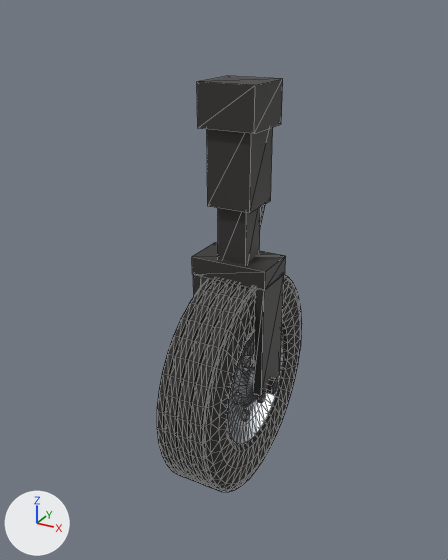
A saved change to the glTF model models/wheel_retract.glb.
Camera for both pictures: a 50 mm lens placed at (0.541, -1.046, 0.031), pointed at (-0.033, -0.002, -0.49). The axes (+X, +Y, +Z) are drawn at lower left. The lights are the same throughout. The first picture is the older version. Mesh edges are drawn as thin lines. Vertices at exactly the same position are counted once.

The first picture shows 'Leg', 'Wheel'.
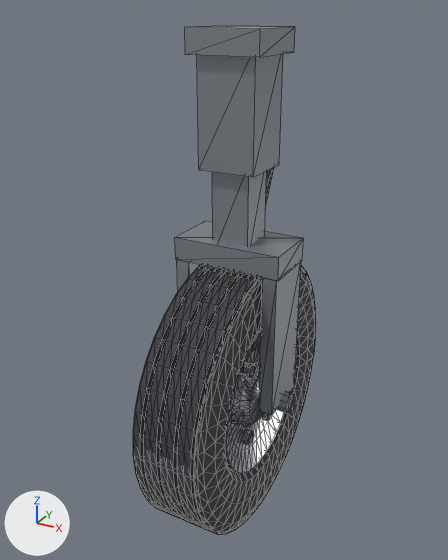
ob_wheel_retract is not drawn itself; it is the parent of ob_leg.

Location of each change, (x1, y1, x2, y2) in pixels of the pictures (448 x 560 px; the box of a moved part takes in the faces that stretch with it):
'Wheel', recoloured, surface changed, reshaped, moved, rescaled (26% wider, 24% taller): before (157, 275, 302, 492); after (133, 265, 316, 535)
'Leg', recoloured, reshaped, moved, rescaled (black to grey, 37% wider, 22% taller): before (192, 76, 286, 396); after (175, 26, 304, 416)
part 1 of me_leg_006, moved or reshaped: before (193, 274, 208, 296); after (177, 260, 200, 291)
part 2 of me_leg_006, moved or reshaped: before (253, 274, 284, 396); after (259, 262, 301, 416)
part 3 of me_leg_006, moved or reshaped: before (192, 242, 286, 290); after (175, 221, 304, 281)
part 4 of me_leg_006, moved or reshaped: before (265, 377, 278, 394); after (277, 391, 294, 413)
part 5 of me_leg_006, moved or reshaped: before (218, 207, 261, 264); after (212, 171, 267, 247)
part 6 of me_leg_006, moved or reshaped: before (207, 127, 273, 213); after (197, 54, 283, 177)
part 7 of me_leg_006, moved or reshaped: before (197, 76, 283, 134); after (185, 26, 295, 57)
part 8 of me_leg_006, moved or reshaped (mostly hidden): before (260, 204, 265, 227); after (266, 167, 274, 203)
part 9 of me_wheel_006, moved or reshaped: before (157, 275, 302, 492); after (133, 265, 316, 535)
part 10 of me_wheel_006, moved or reshaped: before (227, 330, 284, 444); after (225, 329, 284, 473)
part 11 of me_wheel_006, moved or reshaped: before (242, 356, 251, 368); after (244, 363, 256, 379)
part 12 of me_wheel_006, moved or reshaped: before (234, 392, 242, 405); after (233, 409, 244, 425)
part 13 of me_wheel_006, moved or reshaped: before (241, 409, 250, 422); after (243, 429, 254, 445)
part 14 of me_wheel_006, moved or reshaped: before (257, 393, 265, 403); after (262, 413, 271, 421)

The change, as a diff of the scene's bpy script:
```diff
--- a/models/wheel_retract.glb.py
+++ b/models/wheel_retract.glb.py
@@ mat_strut @@
 mat_strut = principled_material('strut')
-mat_strut.base_color = (0.055, 0.052, 0.05)  # dark grey #42403f
+mat_strut.base_color = (0.319, 0.342, 0.38)  # grey #999ea6
 mat_strut.metallic = 0.45
@@ mat_rubber @@
 mat_rubber = principled_material('rubber')
-mat_rubber.base_color = (0.025, 0.023, 0.021)  # black #2c2a28
+mat_rubber.base_color = (0.05, 0.05, 0.06)  # dark grey #3f3f45
 mat_rubber.roughness = 0.94
@@ mat_rim @@
 mat_rim = principled_material('rim')
-mat_rim.base_color = (0.448, 0.47, 0.507)  # grey #b3b6bd
+mat_rim.base_color = (0.72, 0.74, 0.8)  # white #dddfe7
 mat_rim.metallic = 0.72
-mat_rim.roughness = 0.33
+mat_rim.roughness = 0.22
@@ mat_hub @@
 mat_hub = principled_material('hub')
-mat_hub.base_color = (0.37, 0.36, 0.34)  # grey #a4a29e
+mat_hub.base_color = (0.15, 0.15, 0.17)  # grey #6c6c73
 mat_hub.metallic = 0.72
@@ me_leg_006 @@
 # used by ob_leg; parent = ob_wheel_retract; location = (0.0, 0.0, 0.0)
-me_leg_006.from_pydata(...)  # 84 vertices, 132 faces; spans x -0.142..0.142, y -0.091..0.171, z -0.027..0.988
+me_leg_006.from_pydata(...)  # 84 vertices, 132 faces; spans x -0.126..0.126, y -0.072..0.135, z -0.021..0.745
+# me_leg_006 part 1: the loose piece of 8 vertices spanning x -0.127..-0.097, y -0.076..0.076, z 0.0..0.388 is scaled about its middle by (1, 0.789, 0.789), then moved by (0.016, 0.0, -0.041)
+# me_leg_006 part 2: the loose piece of 8 vertices spanning x 0.097..0.127, y -0.076..0.076, z 0.0..0.388 is scaled about its middle by (1, 0.789, 0.789), then moved by (-0.016, 0.0, -0.041)
+# me_leg_006 part 3: the loose piece of 8 vertices spanning x -0.13..0.13, y -0.076..0.076, z 0.388..0.448 is scaled about the mesh origin by (0.879, 0.789, 0.789)
+# me_leg_006 part 4: the loose piece of 20 vertices spanning x -0.142..0.142, y -0.029..0.029, z -0.027..0.027 is scaled about its middle by (0.889, 0.789, 0.789)
+# me_leg_006 part 5: the loose piece of 8 vertices spanning x -0.049..0.049, y -0.049..0.049, z 0.403..0.654 is scaled about its middle by (0.789, 0.789, 0.783), then moved by (0.0, 0.0, -0.112)
+# me_leg_006 part 6: the loose piece of 8 vertices spanning x -0.072..0.072, y -0.072..0.072, z 0.623..0.889 is scaled about its middle by (0.789, 0.789, 0.838), then moved by (0.0, 0.0, -0.148)
+# me_leg_006 part 7: the loose piece of 8 vertices spanning x -0.091..0.091, y -0.091..0.091, z 0.859..0.988 is scaled about its middle by (0.789, 0.789, 0.338), then moved by (0.0, 0.0, -0.2)
+# me_leg_006 part 8: the loose piece of 8 vertices spanning x -0.015..0.015, y 0.035..0.17, z 0.422..0.627 is scaled about its middle by (1, 0.791, 0.818), then moved by (0.0, -0.022, -0.102)
+# other edits to the shape of me_leg_006 do not show in these pictures
 me_leg_006.materials.append(mat_strut)
@@ me_wheel_006 @@
 # used by ob_wheel; parent = ob_leg; location = (0.0, 0.0, 0.0)
-me_wheel_006.from_pydata(...)  # 1624 vertices, 3008 faces; spans x -0.131..0.09, y -0.38..0.38, z -0.38..0.38
+me_wheel_006.from_pydata(...)  # 1624 vertices, 3008 faces; spans x -0.108..0.074, y -0.3..0.3, z -0.3..0.3
+# me_wheel_006 part 9: the loose piece of 1120 vertices spanning x -0.09..0.09, y -0.38..0.38, z -0.38..0.38 is scaled about its middle by (0.825, 0.789, 0.789)
+# me_wheel_006 part 10: the loose piece of 320 vertices spanning x -0.079..0.079, y -0.219..0.219, z -0.219..0.219 is scaled about its middle by (0.825, 0.789, 0.789)
+# me_wheel_006 part 11: the loose piece of 12 vertices spanning x 0.054..0.072, y -0.082..-0.042, z 0.09..0.124 is scaled about the mesh origin by (0.825, 0.789, 0.789)
+# me_wheel_006 part 12: the loose piece of 12 vertices spanning x 0.054..0.072, y -0.143..-0.104, z -0.017..0.017 is scaled about the mesh origin by (0.825, 0.789, 0.789)
+# me_wheel_006 part 13: the loose piece of 12 vertices spanning x 0.054..0.072, y -0.082..-0.042, z -0.124..-0.09 is scaled about the mesh origin by (0.825, 0.789, 0.789)
+# me_wheel_006 part 14: the loose piece of 12 vertices spanning x 0.054..0.072, y 0.042..0.082, z -0.124..-0.09 is scaled about the mesh origin by (0.825, 0.789, 0.789)
+# other edits to the shape of me_wheel_006 do not show in these pictures
 me_wheel_006.materials.append(mat_rubber)
@@ ob_wheel_retract @@
 ob_wheel_retract = bpy.data.objects.new('wheel_retract', None)
-ob_wheel_retract.location = (0.0, 0.0, -0.715)
-ob_wheel_retract.scale = (0.633, 0.633, 0.633)
+ob_wheel_retract.location = (0.0, 0.0, -0.745)
```
